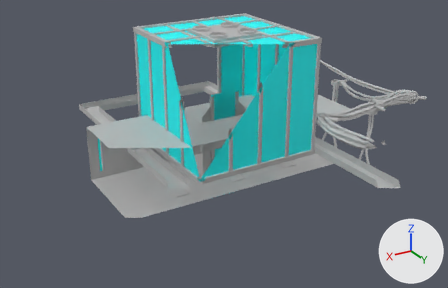
One commit to the FBX model Assets/_Project/3D Assets/Laboratorio/Mesh/Zona02/Model/Cubiculo.fbx: the scene before it, then after it.
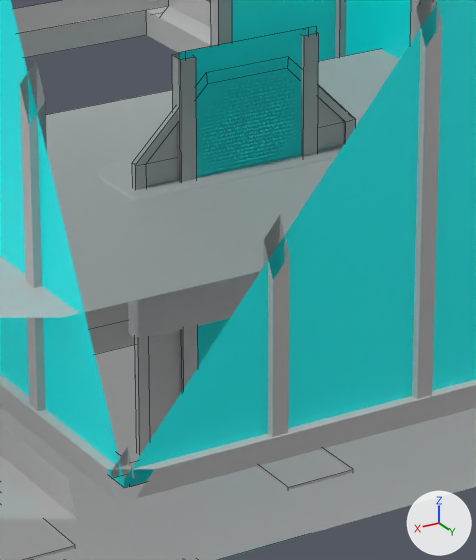
Old and new are each drawn whole from a 50 mm camera at (9.53, 15.87, 7.97) aimed at (0.13, 0.2, 0.14) and again close up on the part from 39% to 60% of the width and 29% to 68% of the height. Every picture has the same lights, and +X, +Y and +Z are marked at lower right. The close-ups show mesh edges as thin lines. Everything nearer to the camera than a plane just in front of the edit is cut away. Where no turn or scale is listed for an object, it has been applied to the vertices.

Objects in the first close-up: 'BaseTerminal', 'Cubiculo', 'CubiculoPuertaDere', 'CubiculoPuertaIzq', 'Luz', 'PantallaTerminal', 'ServidorSup'.
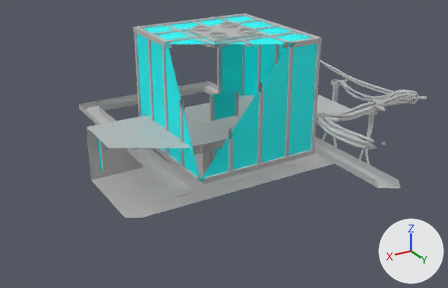
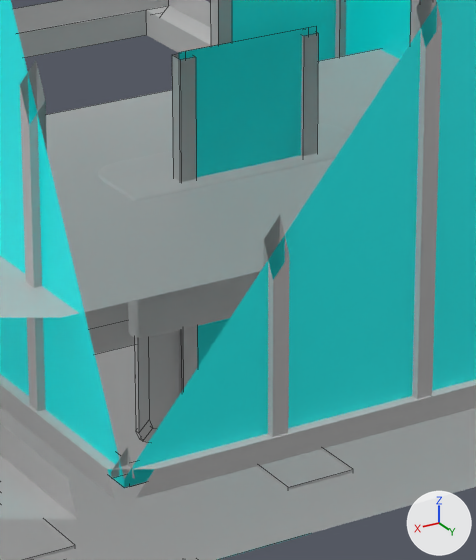
Boxes (x1, y1, x2, y2) around the edits, measured in the close-ups (476 x 560 px):
'PantallaTerminal', reshaped: before (132, 85, 356, 455); after (135, 330, 179, 442)
part 1 of me_mesh_004, rebuilt: before (132, 85, 356, 455); after (135, 338, 158, 442)
part 2 of me_mesh_004, rebuilt: before (146, 98, 344, 441); after (148, 330, 179, 428)

What changed in the scene script:
```text
Change me_mesh_004:
    used by ob_pantallaterminal; location = (0.0, 0.0, 0.0)
    remove me_mesh_004.from_pydata(...)  # 44 vertices, 41 faces; spans x -0.81..0.81, y -0.02..0.02, z -1.62..1.62
    add me_mesh_004.from_pydata(...)  # 52 vertices, 49 faces; spans x -0.81..0.81, y -0.02..0.02, z -0.81..0.81
    me_mesh_004 part 1: the loose piece of 32 vertices spanning x -0.81..0.81, y -0.02..0.02, z -1.62..1.62 is rebuilt with 48 vertices and now spans x -0.81..0.81, y -0.02..0.02, z -0.81..0.81
    me_mesh_004 part 2: the loose piece of 12 vertices spanning x -0.78..0.78, y 0.0, z -1.59..1.59 is rebuilt with 4 vertices and now spans x -0.75..0.76, y 0.0, z -0.76..0.76
```
